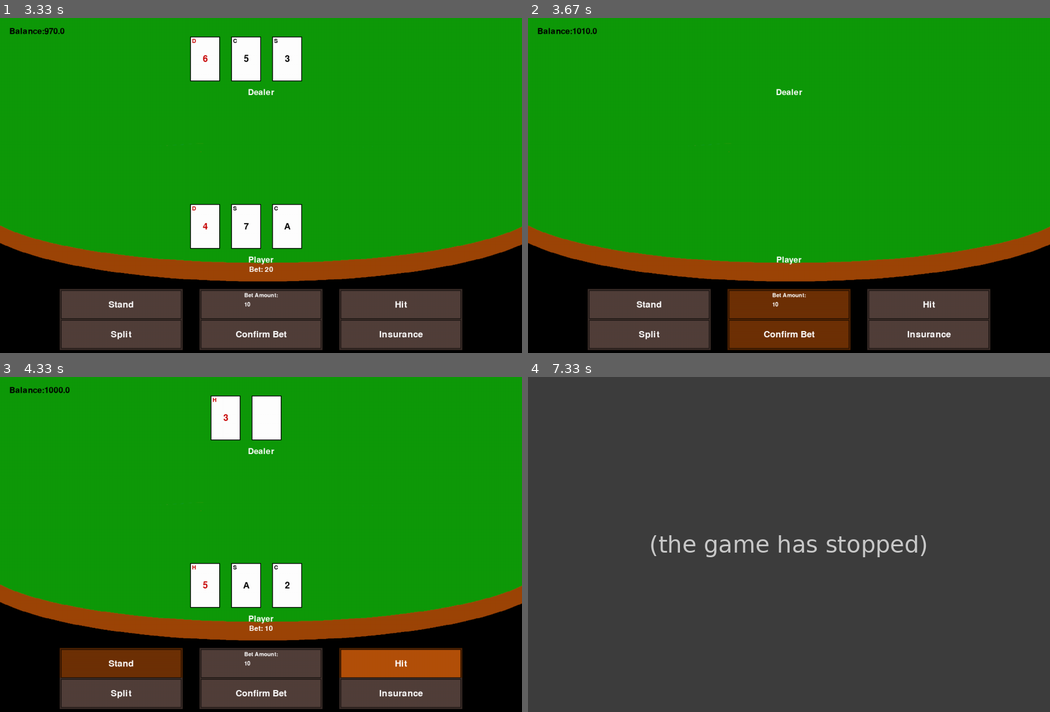
Above: before the commit, frames 1-4 (two rows, left to right).
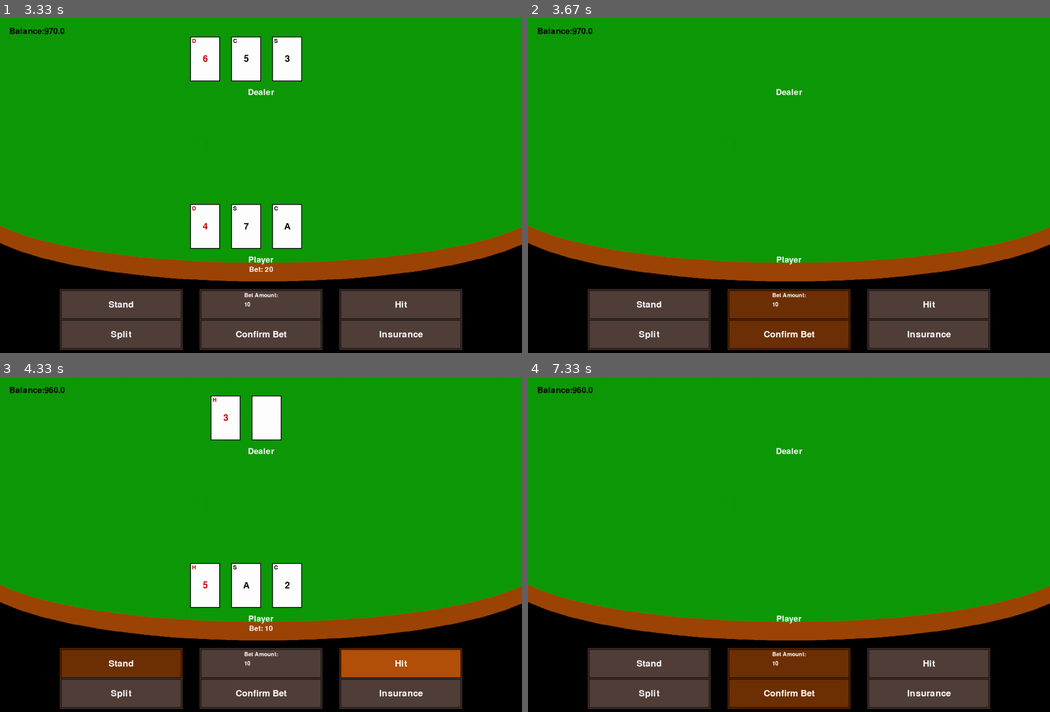
Above: after the commit, the same moments.

Repository: CDonners/None-Exam-Assessment-2026-AQA
Game: pygame game, started from bankrollBust/main.py
Same seed, same stepped clock (60 frames per second), same inputs: the game is played once before the commit and once after it.
Inputs (mouse positions are in pixels of both pictures, inside the frame that each line leads up to):
- Up to frame 1 (3.33 s): press the mouse at (261, 128) at 0.37 s; move the mouse to (266, 205) at 0.47 s; release the mouse at (276, 286) at 0.6 s; click "Start Game" at 0.78 s; click "Confirm Bet" at 1.08 s; press the mouse at (401, 306) at 1.4 s; move the mouse to (307, 188) at 1.5 s; release the mouse at (219, 74) at 1.63 s; click "Next Round" at 1.75 s; press the mouse at (261, 332) at 2.07 s; move the mouse to (334, 319) at 2.17 s; release the mouse at (407, 306) at 2.3 s; click "Double Down" at 2.42 s; press the mouse at (261, 332) at 3.23 s
- Up to frame 2 (3.67 s): move the mouse to (773, 208) at 3.33 s; release the mouse at (757, 85) at 3.47 s; click "Next Round" at 3.58 s
- Up to frame 3 (4.33 s): press the mouse at (261, 691) at 3.9 s; move the mouse to (354, 567) at 4 s; release the mouse at (448, 440) at 4.13 s; click (339, 661) at 4.25 s
- Up to frame 4 (7.33 s): press the mouse at (648, 665) at 4.57 s; move the mouse to (778, 648) at 4.67 s; release the mouse at (903, 638) at 4.8 s; click (888, 504) at 5.75 s; click "Next Round" at 7.08 s

Frame 1 is identical in both runs. In frame 2, less than 0.1% of the frame differs, in the area x 8-14%, y 2-6%; in frame 3, less than 0.1%; in frame 4, 92%, in the area x 0-100%, y 0-100%.
Error before the commit: TypeError: 'int' object is not iterable (main.py line 199); the game stopped at 5.1 s (later frames are placeholders)

Commit message:
Updating logic

Diff:
--- a/bankrollBust/gameLogic.py
+++ b/bankrollBust/gameLogic.py
@@ -182,9 +182,7 @@
         cardValues = [card.value for card in playerToCheck.hand] # List of all values in the player's hand
         # Check if the player has busted
         if playerToCheck.handValue > 21: # Player might be bust
-            print("the player may bust everywhere", playerToCheck.name, playerToCheck.handValue)
             if 11 in cardValues: # See if the player has the ace
-                print("Changing the ACE")
                 aceIndex = cardValues.index(11) # Get the location of the ace
                 print(playerToCheck.hand[aceIndex].face, playerToCheck.hand[aceIndex].value)
                 playerToCheck.hand[aceIndex].value = 1 # Set the ace's value to 1
--- a/bankrollBust/main.py
+++ b/bankrollBust/main.py
@@ -36,8 +36,7 @@
 nextRoundButton = button(screen, (centreX, centreY), "Next Round")
 
 def playingGame(game):
-    global currentPlayerIndex
-    global showDBButton
+    global currentPlayerIndex, showDBButton
     # Creating the bet amount input box
     minBet = round((int(game.startingBux)/100)/5)*5 # Rounds the minimum bet to the nearest 5, so the minimum bet will always be 1% of the starting bux to the nearest 5
     betAmountInputBox = inputBox(screen, (centreX, 770), "Bet Amount:", "num", f"{minBet}", interactable=False, minMax=[float(minBet), 1000*float(minBet)])
@@ -135,6 +134,7 @@
                     playerTurn(currentPlayer, event)
                     hit = hitButton.updateImage(event)
                     stood = standButton.updateImage(event)
+                    split = splitButton.updateImage(event)
                 elif currentPlayer.name == "Dealer":
                     if currentPlayer.isStood or game.checkBusted(currentPlayer):
                         nextRound = nextRoundButton.updateImage(event)
@@ -187,16 +187,20 @@
                         currentPlayer.stand(game)
                         endPlayerTurn()
                     hit = False
+                if split:
+                    # Splitting logic
+                    print("Splitting")
+                    split = False
 
             elif currentPlayer.name == "Dealer": # Is the dealer's turn
                 gameAct += 1  # Increment frame counter
                 dealer.hand[1].setVisible() # Show the dealer's down card
-                dealerValuesValues = [card.value for card in dealer.hand]
+                dealerValues = [card.value for card in dealer.hand]
+                playerHandValues = list(game.stoodHands.keys())
                 # Checking the players have won and paying them
                 if dealer.isStood or game.checkBusted(dealer): # Dealer has either stood or busted so round will end
                     if dealer.isStood and not betsGiven: # Once dealer has stood if bets haven't been paid
-                        for hand in list(game.stoodHands.keys()): # Loop through the list of stoof hands
-                            cardValues = [card.value for card in hand]
+                        for hand in playerHandValues: # Loop through the list of stoof hands
                             stoodPlayer = game.stoodHands[hand]
                             if dealer.handValue == hand:
                                 stoodPlayer.bustBux += stoodPlayer.bet
@@ -212,7 +216,7 @@
                         betsGiven = True
                     # Dealer has bust so every stood player wins
                     elif dealer.isBusted and not betsGiven:
-                        for hand in list(game.stoodHands.keys()):
+                        for hand in playerHandValues:
                             stoodPlayer = game.stoodHands[hand]
                             stoodPlayer.bustBux += 2*stoodPlayer.bet
                             if stoodPlayer.name == "Player":
@@ -232,13 +236,20 @@
                         betsGiven = False
                         for player in game.players:
                             player.newRound()
-                elif dealer.handValue < 17 and len(game.players)-1 != game.bustPlayers and len(game.stoodHands) != 0: # If dealer's hand is below 17 must hit
+                elif len(game.players)-1 != game.bustPlayers and len(game.stoodHands) != 0: # If dealer's hand is below 17 must hit
                     # Don't hit if everyone is bust or has natural blackjack
                     if gameAct == gameActionDelay:
+                        if dealer.handValue < 17:
+                            dealer.dealCard(game.deckInstance)#
+                        elif 11 in dealerValues and dealer.handValue == 17:
+                            # Dealer must hit on soft 17
+                            dealer.dealCard(game.deckInstance)
+                        else:
+                            if game.checkBusted(currentPlayer):
+                                currentPlayer.bust(game)
+                            else:
+                                dealer.stand(game)
                         gameAct = 0
-                        dealer.dealCard(game.deckInstance)
-                        if game.checkBusted(currentPlayer):
-                            currentPlayer.bust(game)
                 else:
                     dealer.stand(game)
             # NPC's turn
